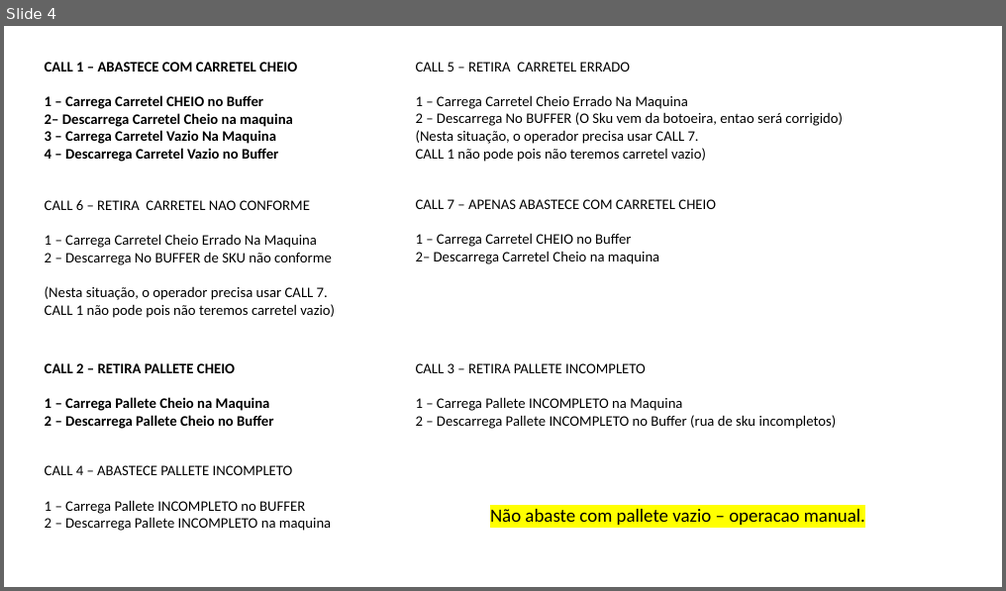
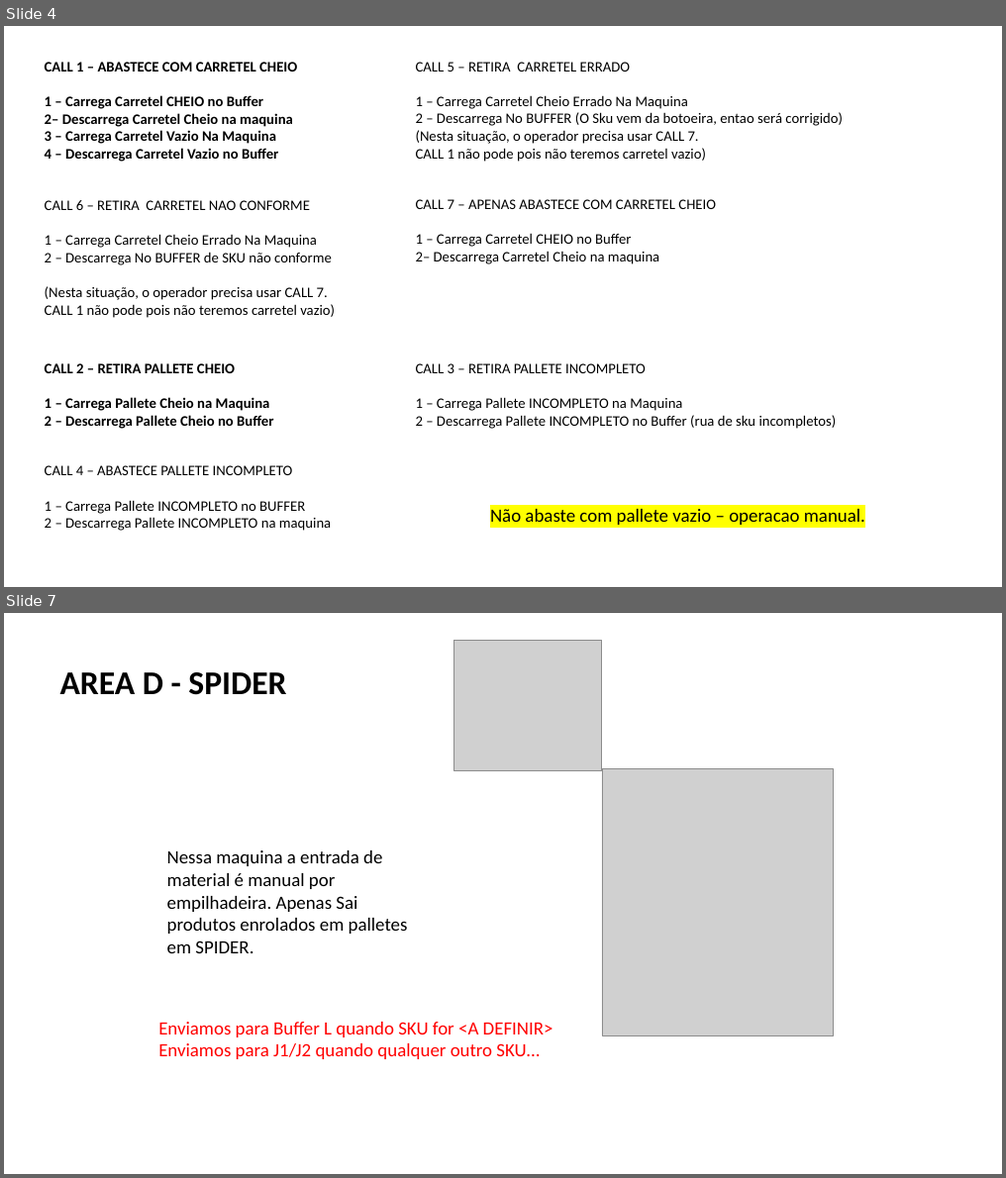
Before and after one commit to fdmartins/tunkers-warehouse-manager, a slide deck: docs/PROCESSO DETALHADO FABIO.pptx. Shown one above the other, each under a label of ours: slide 4 before the commit, slides 4 and 7 after it; the slides between them are not shown. The pictures are 1006x591 and 1006x1178 pixels, drawn with LibreOffice and Linux fonts; fonts in the diff are those of the drawing; grey boxes stand for pictures. Boxes give left, top, right and bottom in pixels: in the first picture for what was removed or moved away, otherwise in the second. Text is boxed around its words. In the diff, an @@ line names an element or a change of style, - is before the commit and + after.

Commit message:
testado em automatico - REENROLADOR - SPIDER - BARRICA - CAPA CAPA

```diff
--- a/docs/PROCESSO DETALHADO FABIO.pptx
+++ b/docs/PROCESSO DETALHADO FABIO.pptx
@@ slide 7 added at [4,613,1002,1174], background #FFFFFF @@
@@ picture added at [454,640,602,771] @@
@@ text added at [60,672,286,695], 32 pt, text #000000, bold @@
+AREA D - SPIDER
@@ picture added at [602,768,834,1036] @@
@@ text added at [167,851,408,954], 18 pt, text #000000 @@
+Nessa maquina a entrada de material é manual por empilhadeira. Apenas Sai produtos enrolados em palletes em SPIDER.
@@ text added at [158,1022,553,1059], 18 pt, text #FF0000 @@
+Enviamos para Buffer L quando SKU for <A DEFINIR>
+Enviamos para J1/J2 quando qualquer outro SKU...
```
Also in this commit, not shown: 14 other slides added, 59 other files.
